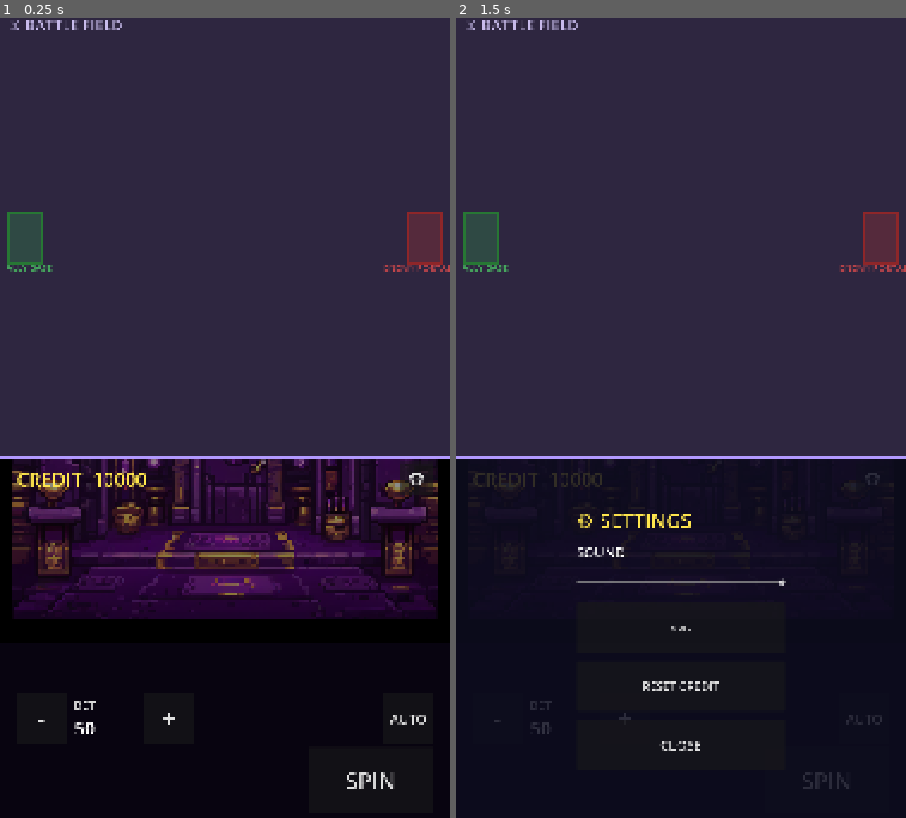
Above: before the commit, frames 1-2 (left to right).
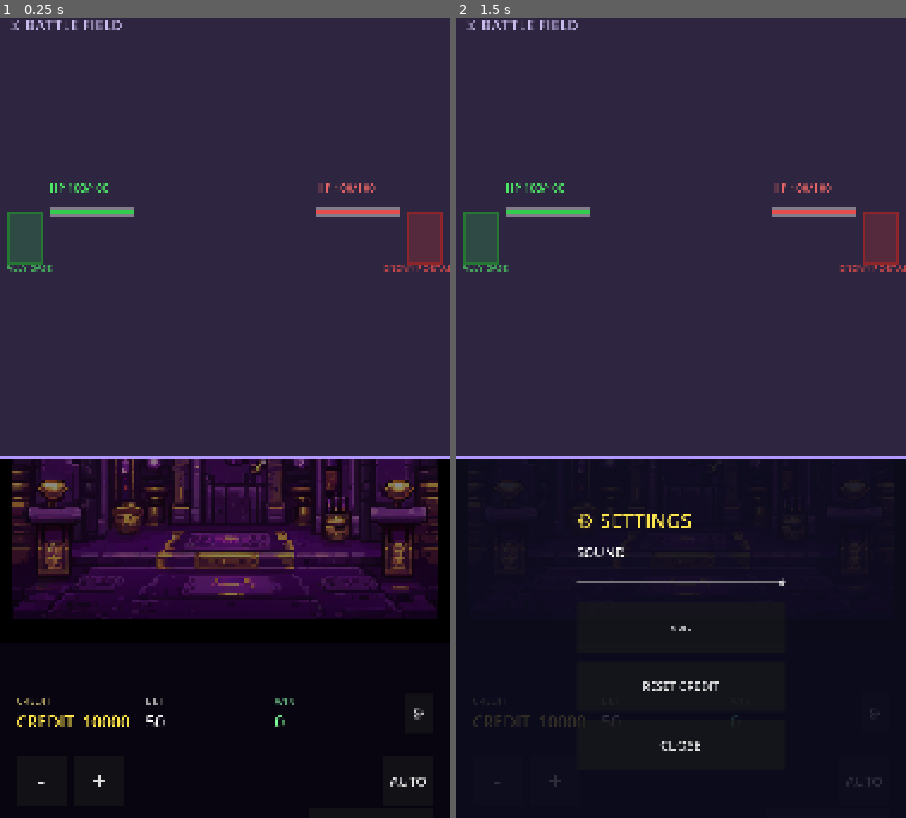
Above: after the commit, the same moments.

Repository: ralph0830/DOTS
Game: Godot game, scene res://scenes/slot/SlotMachine.tscn
The game is run twice, just before and just after one commit, with the same random seed, the same clock (stepped at 60 frames per second) and the same inputs.
Inputs:
- Up to frame 1 (0.25 s): no input
- Up to frame 2 (1.5 s): click "⚙" at 0.5 s; click "-" at 1.25 s

The runs differ from the first frame. In frame 1, 1.6% of the frame differs, in the area x 3-97%, y 20-97%; in frame 2, 1.1%.

Commit message:
feat: 전투 활성화 + 양 기지 HP 표시 + UI 레이아웃 재정렬
이슈 3 (유닛 전투 미동작) 해결:
- Unit.gd: body_entered → area_entered 로 변경
  Area2D 간 감지는 body_entered 로 불가 (PhysicsBody2D 전용)
- monitorable/monitoring = true 로 Area2D 상호 감지 활성화
- 충돌 영역을 공격 사거리(attack_range) 기반으로 확장
  원거리 유닛(archer 120px)도 사거리 내 적 진입 시 즉시 타겟 판정

이슈 4 (기지 체력 미표시) 해결:
- BattleField.gd: 적 기지 HP(enemy_base_hp=100) 추가
  아군이 우단 도달 시 적 기지 15 피해, 적기지 0 시 승리
- EventBus.gd: base_hp_changed(ally_hp, ally_max, enemy_hp, enemy_max) 시그널 추가
- BattleFieldView.gd: 아군/적 기지 HP 바 + HP n/max 숫자 라벨 표시
  base_hp_changed 구독 → queue_redraw 로 실시간 갱신

이슈 5 (UI 배치) 해결:
- HUD.gd: top_bar 제거, _build_info_bar() 신규 추가
  CREDIT/BET/WIN 을 한 줄로 균등 배치 (릴과 버튼 사이)
  베팅 +/- 버튼은 BET 금액 중복 표시 제거 (정보 바에 통합)
- SlotMachineView._layout_reels: 릴을 슬롯 영역 상단으로 이동
  (BATTLE_H + 30 ~ + 540) — 정보 바/버튼 공간 확보
- 레이아웃 구조: [전투 1056px][릴 540px][정보바][버튼]

기타:
- .gdignore: captures 폴더 임포트 제외 (폰 캡처 PNG 손상 방지)
- BattleFieldView 중복 _ready 함수 제거
- GDD.md + .uid 파일 추적

검증: 헤드리스 임포트 PASS, 캡처 spin_1/2.png 시각 분석 PASS
- HP 100/100 + 바 표시, 릴 5개 심볼, CREDIT/BET/WIN 한 줄, 버튼 3종 모두 정상

Diff:
--- a/autoload/EventBus.gd
+++ b/autoload/EventBus.gd
@@ -35,7 +35,8 @@
 signal enemy_spawned(enemy_id: StringName)             # WAVE → 적 스폰
 signal enemy_killed(enemy_id: StringName)              # 적 처치
 signal unit_died(unit_id: StringName)                  # 아군 유닛 사망
-signal base_damaged(amount: int)                       # 기지 피해
+signal base_damaged(amount: int)                       # 아군 기지 피해
+signal base_hp_changed(ally_hp: int, ally_max: int, enemy_hp: int, enemy_max: int)  # 양 기지 HP 동기화
 signal wave_started(wave_num: int)                     # WAVE 시작
 signal wave_cleared(wave_num: int)                     # WAVE 클리어
 signal game_over(victory: bool)                        # 게임 종료 (승리/패배)
--- a/scripts/battle/BattleField.gd
+++ b/scripts/battle/BattleField.gd
@@ -10,7 +10,13 @@
 const ENEMY_PORTAL_X := 1020.0  # 적 소환 위치 (포탈 바로 좌측)
 const BASE_MAX_HP := 100
 
-var base_hp: int = BASE_MAX_HP
+var base_hp: int = BASE_MAX_HP        # 아군 기지(좌단) 체력
+var enemy_base_hp: int = BASE_MAX_HP  # 적 기지(우단) 체력 — 아군이 우단 도달 시 타격
+
+
+func _ready() -> void:
+	# 초기 HP 동기화 (UI가 리스너 붙기 전일 수 있으니 call_deferred).
+	call_deferred("_emit_hp")
 
 
 ## 아군 유닛 소환 (좌단에서).
@@ -33,23 +39,40 @@
 	return u
 
 
-## 기지 피해 (적이 좌단 도달 시).
+## 아군 기지 피해 (적이 좌단 도달 시).
 func damage_base(amount: int) -> void:
 	base_hp = maxi(0, base_hp - amount)
 	EventBus.base_damaged.emit(amount)
+	_emit_hp()
 	if base_hp <= 0:
 		EventBus.game_over.emit(false)   # 패배
+
+
+## 적 기지 피해 (아군이 우단 도달 시). 적 기지 0 이면 승리.
+func damage_enemy_base(amount: int) -> void:
+	enemy_base_hp = maxi(0, enemy_base_hp - amount)
+	_emit_hp()
+	if enemy_base_hp <= 0:
+		EventBus.game_over.emit(true)   # 승리
+
+
+## 양 기지 HP 동기화 (UI 갱신용).
+func _emit_hp() -> void:
+	EventBus.base_hp_changed.emit(base_hp, BASE_MAX_HP, enemy_base_hp, BASE_MAX_HP)
 
 
 func _physics_process(_delta: float) -> void:
 	# 적이 아군 기지(x < 20)에 도달하면 기지 피해
 	for child in get_children():
-		if child is Unit and child.is_enemy and child._alive:
-			if child.global_position.x < 20.0:
-				damage_base(10)
-				child.queue_free()
-	# 아군이 적 포탈(x > 1060)에 도달하면 해당 아군은 제거 (또는 적 기지 공격)
-	# Phase 7: 단순히 제거 (Phase 8에서 적 기지 체력로 확장 가능)
+		if not (child is Unit) or not child._alive:
+			continue
+		if child.is_enemy and child.global_position.x < 20.0:
+			damage_base(10)
+			child.queue_free()
+		elif not child.is_enemy and child.global_position.x > 1060.0:
+			# 아군이 적 포탈 도달 → 적 기지 타격 후 제거
+			damage_enemy_base(15)
+			child.queue_free()
 
 
 func _on_unit_died(unit: Unit) -> void:
--- a/scripts/battle/BattleFieldView.gd
+++ b/scripts/battle/BattleFieldView.gd
@@ -7,12 +7,19 @@
 const BATTLE_H := 1056.0   # 전투 영역 높이 (1920 × 0.55)
 const LINE_Y := 528.0      # 전투 라인 중심 y (BATTLE_H / 2) — 유닛/적이 이 선 위에 배치됨
 
+# 기지 HP 표시용 (draw 라벨). EventBus.base_hp_changed 로 갱신.
+var _ally_hp: int = 100
+var _ally_max: int = 100
+var _enemy_hp: int = 100
+var _enemy_max: int = 100
+
 
 func _ready() -> void:
 	# 상단 전투 영역 전체 채우기
 	set_anchors_preset(Control.PRESET_TOP_WIDE)
 	offset_bottom = -864.0   # 하단 864px(슬롯 영역)만큼 위로 당김 → 상단 1056px만 차지
 	mouse_filter = Control.MOUSE_FILTER_IGNORE
+	EventBus.base_hp_changed.connect(_on_base_hp_changed)
 
 
 func _draw() -> void:
@@ -33,6 +40,30 @@
 	# 아군/적 라벨
 	_draw_label("ALLY BASE", Vector2(15.0, LINE_Y + 80.0), 22, Color(0.3, 0.8, 0.4, 0.8))
 	_draw_label("ENEMY PORTAL", Vector2(920.0, LINE_Y + 80.0), 22, Color(0.9, 0.3, 0.3, 0.8))
+	# 기지 HP 바 — 아군(좌단 상단), 적(우단 상단). HP 비율에 따라 폭 변동.
+	_draw_hp_bar(120.0, LINE_Y - 70.0, 200.0, _ally_hp, _ally_max, Color(0.2, 0.8, 0.3))
+	_draw_hp_bar(760.0, LINE_Y - 70.0, 200.0, _enemy_hp, _enemy_max, Color(0.9, 0.3, 0.3))
+	# HP 숫자 라벨 (기지 위)
+	_draw_label("HP %d/%d" % [_ally_hp, _ally_max], Vector2(120.0, LINE_Y - 110.0), 26, Color(0.3, 0.9, 0.4, 1.0))
+	_draw_label("HP %d/%d" % [_enemy_hp, _enemy_max], Vector2(760.0, LINE_Y - 110.0), 26, Color(0.9, 0.4, 0.4, 1.0))
+
+
+## HP 바 그리기 (배경 + 비율 채우기).
+func _draw_hp_bar(x: float, y: float, w: float, hp: int, mx: int, col: Color) -> void:
+	var r := clampf(float(hp) / float(mx), 0.0, 1.0) if mx > 0 else 0.0
+	# 배경 (어두운 회색)
+	draw_rect(Rect2(x, y, w, 16.0), Color(0.1, 0.1, 0.15, 0.95), true)
+	# 채우기 (색상 + 테두리)
+	draw_rect(Rect2(x, y, w * r, 16.0), col, true)
+	draw_rect(Rect2(x, y, w, 16.0), Color(1.0, 1.0, 1.0, 0.4), false, 2.0)
+
+
+func _on_base_hp_changed(ally_hp: int, ally_max: int, enemy_hp: int, enemy_max: int) -> void:
+	_ally_hp = ally_hp
+	_ally_max = ally_max
+	_enemy_hp = enemy_hp
+	_enemy_max = enemy_max
+	queue_redraw()   # HP 바 갱신
 
 
 ## 임시 텍스트 그리기 (Godot 4 draw_string 헬퍼).
--- a/scripts/battle/Unit.gd
+++ b/scripts/battle/Unit.gd
@@ -22,12 +22,12 @@
 	is_enemy = enemy
 	hp = data.max_hp
 	_direction = -1.0 if enemy else 1.0
-	# 충돌 영역 설정 (도형 size 기반)
-	var s := data.size
-	# Area2D 콜리전: size 에 맞춘 사각형 shape
+	# 충돌/감지 영역: 공격 사거리 기반 (원거리 유닛은 더 일찍 교전).
+	# 시각 도형(size)보다 넓게 → 사거리 내 진입 시 즉시 타겟 판정.
+	var detect_w := maxf(data.attack_range, data.size * 0.7)
 	var col := CollisionShape2D.new()
 	var rect := RectangleShape2D.new()
-	rect.size = Vector2(s * 0.7, s * 0.7)   # 시각보다 약간 작게 (자연스러운 접촉)
+	rect.size = Vector2(detect_w, data.size * 1.5)
 	col.shape = rect
 	add_child(col)
 	# 레이어/마스크: 아군=2, 적=3 (project.godot 정의)
@@ -36,9 +36,12 @@
 
 
 func _ready() -> void:
-	# body_entered (적 접촉) → 타겟 설정
-	body_entered.connect(_on_body_entered)
-	body_exited.connect(_on_body_exited)
+	# Unit 은 Area2D 이므로 다른 Area2D(Unit) 감지를 위해 area_* 시그널 사용.
+	# body_entered 는 PhysicsBody2D 에만 반응 → Area2D 간 감지 불가(이전 전투 미동작 원인).
+	monitorable = true
+	monitoring = true
+	area_entered.connect(_on_area_entered)
+	area_exited.connect(_on_area_exited)
 
 
 func _physics_process(delta: float) -> void:
@@ -80,13 +83,14 @@
 		queue_free()
 
 
-func _on_body_entered(body: Node) -> void:
-	if body is Unit and body.is_enemy != is_enemy:
-		_target = body
+func _on_area_entered(other: Area2D) -> void:
+	# 적대 관계(아군↔적)인 경우에만 타겟 지정. 이미 타겟 있으면 유지.
+	if other is Unit and other.is_enemy != is_enemy and _target == null:
+		_target = other
 
 
-func _on_body_exited(body: Node) -> void:
-	if body == _target:
+func _on_area_exited(other: Area2D) -> void:
+	if other == _target:
 		_target = null
 
 
--- a/scripts/view/HUD.gd
+++ b/scripts/view/HUD.gd
@@ -48,28 +48,30 @@
 	margin_c.set_anchors_preset(Control.PRESET_FULL_RECT)
 	margin_c.add_theme_constant_override("margin_left", int(MARGIN))
 	margin_c.add_theme_constant_override("margin_right", int(MARGIN))
-	margin_c.add_theme_constant_override("margin_top", 10)
-	margin_c.add_theme_constant_override("margin_bottom", 10)
+	margin_c.add_theme_constant_override("margin_top", 5)
+	margin_c.add_theme_constant_override("margin_bottom", 8)
 	margin_c.mouse_filter = Control.MOUSE_FILTER_IGNORE
 	_safe_root.add_child(margin_c)
 
-	# 수직 레이아웃: 상단 정보 / 중앙 빈 공간(릴 영역) / 하단 컨트롤(2행)
-	# Phase 7: 하단 슬롯 영역(864px)에 맞춰 compact 하게 배치.
+	# 수직 레이아웃: 상단 spacer(릴 영역) / 정보 바 / 버튼 2행.
+	# Phase 7: 릴은 SlotMachineView._layout_reels 가 직접 배치 (상단 540px 점유).
+	# HUD 는 그 아래 정보 바(CREDIT/BET/WIN) + 버튼(SPIN/BET/AUTO)만 담당.
 	var vbox := VBoxContainer.new()
-	vbox.add_theme_constant_override("separation", 8)
+	vbox.add_theme_constant_override("separation", 6)
 	vbox.mouse_filter = Control.MOUSE_FILTER_IGNORE
 	margin_c.add_child(vbox)
 
-	vbox.add_child(_build_top_bar())
-	_status_label = _make_label("", 32, Color(0.6, 0.85, 1.0))
+	# 상단 spacer — 릴 영역(540px)만큼 공간 확보. HUD는 릴 아래부터 시작.
+	var top_spacer := Control.new()
+	top_spacer.custom_minimum_size = Vector2(0, 556.0)   # 릴 540px + 여백 16px
+	top_spacer.mouse_filter = Control.MOUSE_FILTER_IGNORE
+	vbox.add_child(top_spacer)
+
+	# 정보 바: CREDIT / BET / WIN 한 줄 표시 (릴과 버튼 사이).
+	vbox.add_child(_build_info_bar())
+	# 상태 라벨 (BIG WIN / FREE SPINS 등 일시적 메시지)
+	_status_label = _make_label("", 30, Color(0.6, 0.85, 1.0))
 	vbox.add_child(_status_label)
-
-	# 중앙 spacer (릴 영역 확보 — 하단 버튼이 화면 밖으로 밀리지 않도록 최소 높이 보장)
-	var mid := Control.new()
-	mid.size_flags_vertical = Control.SIZE_EXPAND_FILL
-	mid.custom_minimum_size = Vector2(0, 20)   # 최소 높이 (릴은 별도 Control 영역에 있음)
-	mid.mouse_filter = Control.MOUSE_FILTER_IGNORE
-	vbox.add_child(mid)
 
 	# 하단 행1: 베팅 ± (좌) / AUTO (우)
 	vbox.add_child(_build_bet_bar())
@@ -77,22 +79,45 @@
 	vbox.add_child(_build_spin_bar())
 
 
-## 상단 바: 크레딧(좌) / 당첨(우).
-func _build_top_bar() -> HBoxContainer:
+## 정보 바: CREDIT (좌) / BET (중앙) / WIN (우) — 릴 아래 한 줄 균등 배치.
+func _build_info_bar() -> HBoxContainer:
 	var bar := HBoxContainer.new()
-	bar.add_theme_constant_override("separation", 24)
+	bar.add_theme_constant_override("separation", 12)
 	bar.mouse_filter = Control.MOUSE_FILTER_IGNORE
-	_credit_label = _make_label("CREDIT  0", 46, Color(1.0, 0.9, 0.3))
-	bar.add_child(_credit_label)
-	var spacer := Control.new()
-	spacer.size_flags_horizontal = Control.SIZE_EXPAND_FILL
-	spacer.mouse_filter = Control.MOUSE_FILTER_IGNORE
-	bar.add_child(spacer)
-	_win_label = _make_label("", 54, Color(0.5, 1.0, 0.6))
-	bar.add_child(_win_label)
-	# 설정 버튼(⚙) — 상단 우측 끝.
-	var gear := _make_button("⚙", Vector2(80.0, 80.0))
-	gear.add_theme_font_size_override("font_size", 44)
+
+	# CREDIT (좌) — 노란색
+	var credit_box := VBoxContainer.new()
+	credit_box.alignment = BoxContainer.ALIGNMENT_BEGIN
+	credit_box.size_flags_horizontal = Control.SIZE_EXPAND_FILL
+	credit_box.mouse_filter = Control.MOUSE_FILTER_IGNORE
+	credit_box.add_child(_make_label("CREDIT", 24, Color(0.7, 0.65, 0.4, 0.9)))
+	_credit_label = _make_label("0", 40, Color(1.0, 0.9, 0.3))
+	credit_box.add_child(_credit_label)
+	bar.add_child(credit_box)
+
+	# BET (중앙) — 흰색
+	var bet_box := VBoxContainer.new()
+	bet_box.alignment = BoxContainer.ALIGNMENT_CENTER
+	bet_box.size_flags_horizontal = Control.SIZE_EXPAND_FILL
+	bet_box.mouse_filter = Control.MOUSE_FILTER_IGNORE
+	bet_box.add_child(_make_label("BET", 24, Color(0.7, 0.7, 0.7, 0.9)))
+	_bet_label = _make_label("0", 40, Color.WHITE)
+	bet_box.add_child(_bet_label)
+	bar.add_child(bet_box)
+
+	# WIN (우) — 녹색
+	var win_box := VBoxContainer.new()
+	win_box.alignment = BoxContainer.ALIGNMENT_END
+	win_box.size_flags_horizontal = Control.SIZE_EXPAND_FILL
+	win_box.mouse_filter = Control.MOUSE_FILTER_IGNORE
+	win_box.add_child(_make_label("WIN", 24, Color(0.4, 0.7, 0.5, 0.9)))
+	_win_label = _make_label("0", 40, Color(0.5, 1.0, 0.6))
+	win_box.add_child(_win_label)
+	bar.add_child(win_box)
+
+	# 설정 버튼(⚙) — 맨 우측 끝 (작게).
+	var gear := _make_button("⚙", Vector2(70.0, 70.0))
+	gear.add_theme_font_size_override("font_size", 36)
 	gear.pressed.connect(_toggle_settings)
 	bar.add_child(gear)
 	return bar
@@ -155,7 +180,8 @@
 	vbox.add_child(close_btn)
 
 
-## 하단 행1: 베팅 감소 / BET 표시 / 베팅 증가 (좌) … (spacer) … AUTO (우).
+## 하단 행1: 베팅 감소(-) / 베팅 증가(+) (좌) … (spacer) … AUTO (우).
+## BET 금액 자체는 정보 바(_build_info_bar)에 표시됨 — 여기선 +/- 버튼만.
 func _build_bet_bar() -> HBoxContainer:
 	var bar := HBoxContainer.new()
 	bar.add_theme_constant_override("separation", 18)
@@ -164,17 +190,6 @@
 	bet_down.add_theme_font_size_override("font_size", 56)
 	bet_down.pressed.connect(func() -> void: WalletManager.change_bet(-1))
 	bar.add_child(bet_down)
-
-	# BET 표시 박스(BET 캡션 + 금액)
-	var bet_box := VBoxContainer.new()
-	bet_box.alignment = BoxContainer.ALIGNMENT_CENTER
-	bet_box.custom_minimum_size = Vector2(150.0, 0.0)
-	bet_box.mouse_filter = Control.MOUSE_FILTER_IGNORE
-	var cap := _make_label("BET", 28, Color(0.85, 0.85, 0.85))
-	bet_box.add_child(cap)
-	_bet_label = _make_label("0", 44, Color.WHITE)
-	bet_box.add_child(_bet_label)
-	bar.add_child(bet_box)
 
 	var bet_up := _make_button("+", BTN_MIN)
 	bet_up.add_theme_font_size_override("font_size", 56)
--- a/scripts/view/SlotMachineView.gd
+++ b/scripts/view/SlotMachineView.gd
@@ -112,14 +112,14 @@
 
 
 func _layout_reels() -> void:
-	# Phase 7: 하단 슬롯 영역(y=BATTLE_H~1920) 내에 릴 중앙 배치.
+	# Phase 7: 하단 슬롯 영역(y=BATTLE_H~1920 = 864px) 내 상단에 릴 배치.
+	# 구조: [릴 540px (y=1056~1596)] / [정보 바 + 버튼 324px (y=1596~1920)]
 	var vp := get_viewport_rect().size
 	var total_w := REEL_W * float(_reels.size())
 	var start_x := (vp.x - total_w) * 0.5
-	# 릴 그리드를 슬롯 영역(SLOT_H=864px) 안에서 수직 중앙 정렬.
-	# 릴 위쪽에 HUD 정보(CREDIT/WIN 등), 아래쪽에 버튼(SPIN/BET)이 올 공간 확보.
-	var reel_grid_h := ROW_H * 3.0
-	var start_y := BATTLE_H + (SLOT_H - reel_grid_h) * 0.5
+	var reel_grid_h := ROW_H * 3.0   # 540px
+	# 릴을 슬롯 영역 상단에 붙임 (상단 40px 여백 → 릴 → 정보 바 → 버튼).
+	var start_y := BATTLE_H + 30.0
 	_reel_area.position = Vector2(start_x, start_y)
 	_reel_area_origin = _reel_area.position
 	_reel_area.size = Vector2(total_w, reel_grid_h)
Not shown, added: .gdignore
Not shown, added: scripts/battle/BattleField.gd.uid
Not shown, added: scripts/battle/BattleFieldView.gd.uid
Not shown, added: scripts/battle/Unit.gd.uid
Not shown, added: scripts/battle/UnitSpawner.gd.uid
Not shown, added: scripts/battle/WaveManager.gd.uid
Not shown, added: scripts/data/UnitData.gd.uid
Not shown, added: scripts/data/WaveData.gd.uid
Not shown, added: GDD.md
